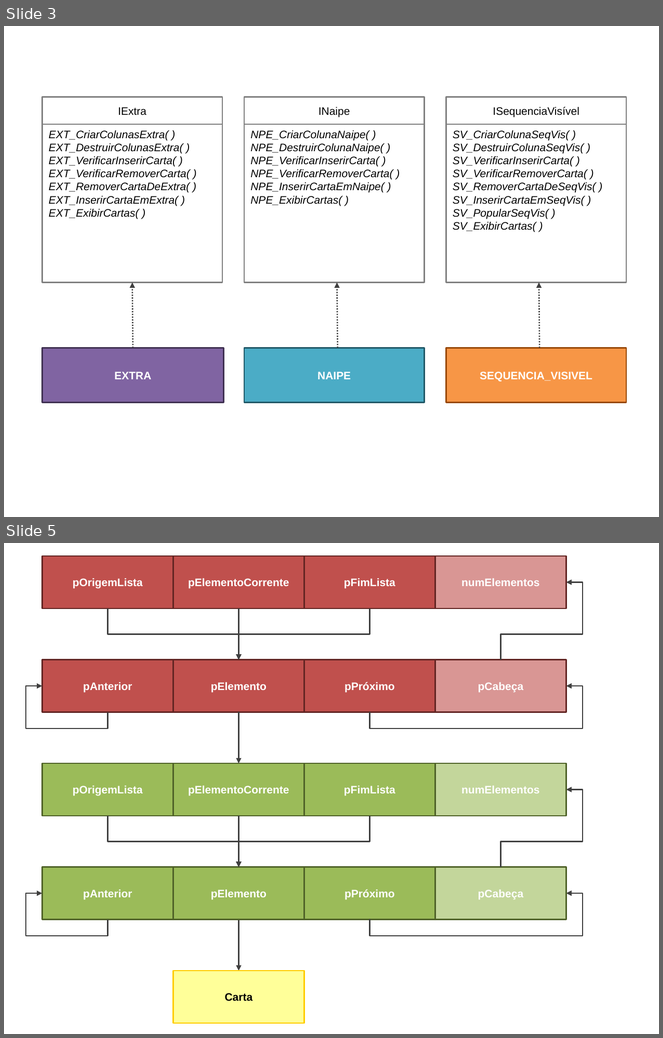
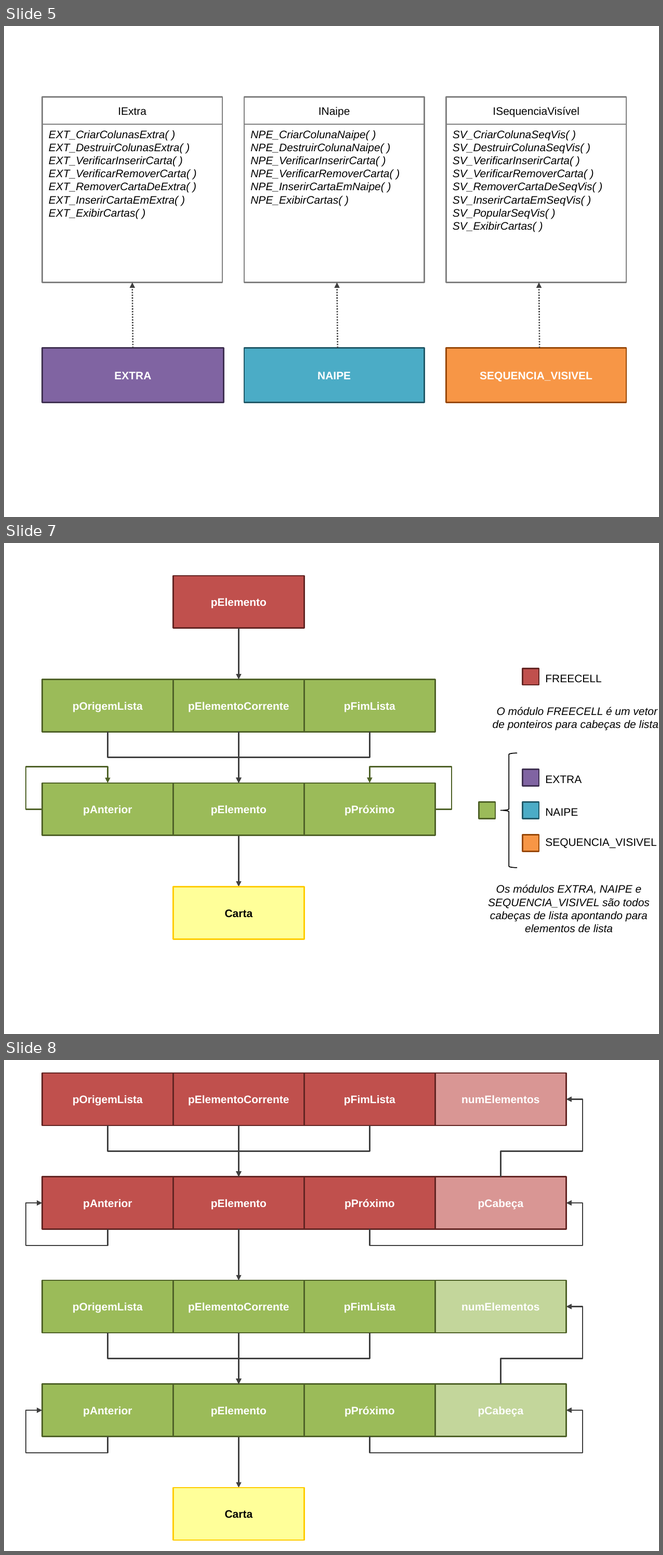
Before and after one commit to gbarros/modular.programming.work, a slide deck: Documentos/modelagem_v2.pptx. Shown one above the other, each under a label of ours: slides 3 and 5 before the commit, slides 5, 7 and 8 after it; the slides between them are not shown. The pictures are 663x1038 and 663x1555 pixels, drawn with LibreOffice and Linux fonts; fonts in the diff are those of the drawing. Boxes give left, top, right and bottom in pixels: in the first picture for what was removed or moved away, otherwise in the second. Text is boxed around its words. In the diff, an @@ line names an element or a change of style, - is before the commit and + after.

```diff
--- a/Documentos/modelagem_v2.pptx
+++ b/Documentos/modelagem_v2.pptx
@@ slide 7 added at [4,543,659,1034], background #FFFFFF @@
@@ rectangle added at [173,576,304,628], fill #C0504D, outline #632523 1.5 pt, 12 pt, text #FFFFFF, bold @@
+pElemento
@@ arrow added from (239, 628) to (239, 679), #404040 1.5 pt @@
@@ rectangle added at [42,679,173,732], fill #9BBB59, outline #4F6228 1.5 pt, 12 pt, text #FFFFFF, bold @@
+pOrigemLista
@@ rectangle added at [173,679,304,732], fill #9BBB59, outline #4F6228 1.5 pt, 12 pt, text #FFFFFF, bold @@
+pElementoCorrente
@@ rectangle added at [304,679,435,732], fill #9BBB59, outline #4F6228 1.5 pt, 12 pt, text #FFFFFF, bold @@
+pFimLista
@@ rectangle added at [523,669,539,685], fill #C0504D, outline #632523 1.5 pt @@
@@ text added at [545,675,601,683], 12 pt, text #000000 @@
+FREECELL
@@ text added at [493,707,659,731], 12 pt, text #000000, italic @@
+O módulo FREECELL é um vetor de ponteiros para cabeças de lista.
@@ elbow arrow added from (107, 732) to (239, 783), #404040 1.5 pt @@
@@ elbow arrow added from (370, 732) to (239, 783), #404040 1.5 pt @@
@@ arrow added from (239, 732) to (239, 783), #404040 1.5 pt @@
@@ left brace added at [501,753,517,868], outline #000000 1 pt @@
@@ elbow arrow added from (42, 810) to (107, 783), #4F6228 1.5 pt @@
@@ elbow arrow added from (435, 810) to (370, 783), #4F6228 1.5 pt @@
@@ rectangle added at [523,770,539,786], fill #8064A2, outline #403152 1.5 pt @@
@@ text added at [545,775,582,783], 12 pt, text #000000 @@
+EXTRA
@@ rectangle added at [42,783,173,836], fill #9BBB59, outline #4F6228 1.5 pt, 12 pt, text #FFFFFF, bold @@
+pAnterior
@@ rectangle added at [173,783,304,836], fill #9BBB59, outline #4F6228 1.5 pt, 12 pt, text #FFFFFF, bold @@
+pElemento
@@ rectangle added at [304,783,435,836], fill #9BBB59, outline #4F6228 1.5 pt, 12 pt, text #FFFFFF, bold @@
+pPróximo
@@ rectangle added at [479,802,495,819], fill #9BBB59, outline #4F6228 1.5 pt @@
@@ rectangle added at [523,802,539,819], fill #4BACC6, outline #215968 1.5 pt @@
@@ text added at [545,808,578,816], 12 pt, text #000000 @@
+NAIPE
@@ arrow added from (239, 836) to (239, 887), #404040 1.5 pt @@
@@ rectangle added at [523,835,539,851], fill #F79646, outline #984807 1.5 pt @@
@@ text added at [545,838,657,848], 12 pt, text #000000 @@
+SEQUENCIA_VISIVEL
@@ text added at [488,885,650,933], 12 pt, text #000000, italic @@
+Os módulos EXTRA, NAIPE e SEQUENCIA_VISIVEL são todos cabeças de lista apontando para elementos de lista
@@ rectangle added at [173,887,304,939], fill #FFFF99, outline #FFCC00 1.5 pt, 12 pt, text #000000, bold @@
+Carta
@@ what was slide 3 is now slide 5 @@
@@ what was slide 5 is now slide 8 @@
```
Also in this commit, not shown: 2 slides changed, 5 other slides added, 3 other files.
